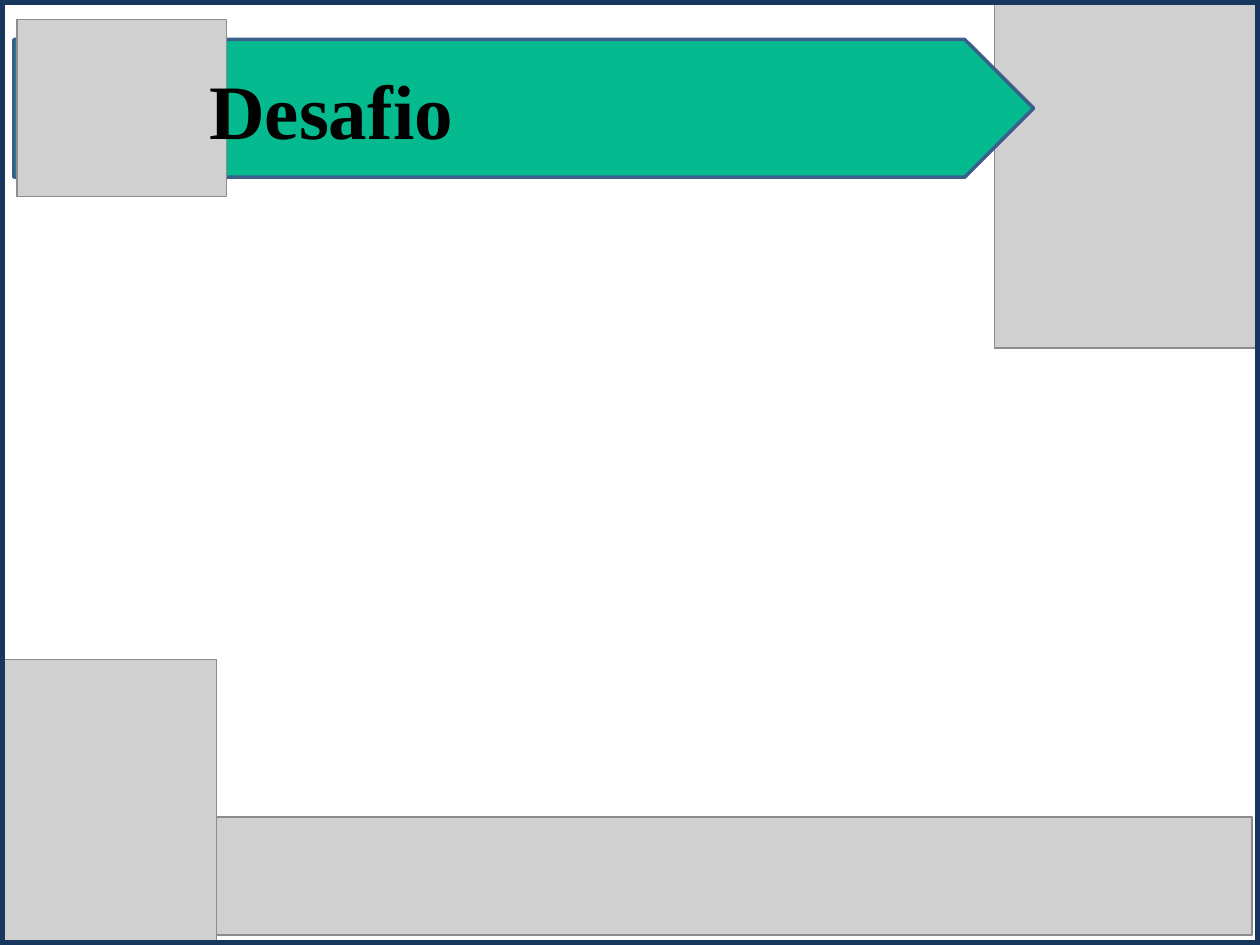
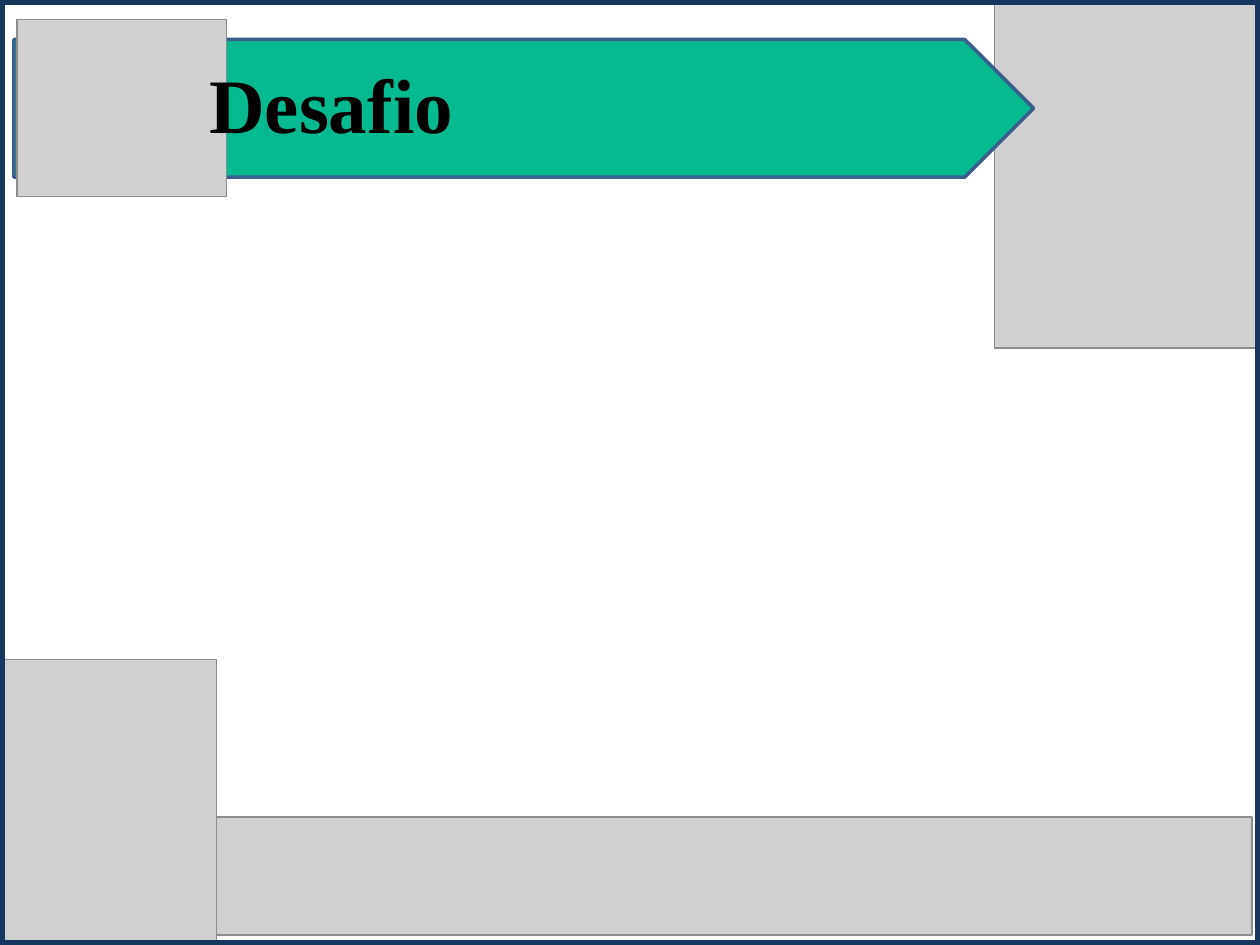
Before and after one commit to isamartins/t018_DesenvolvimentoWeb, a slide deck: slide 13 of trabalho_av2/Vuejs_Apresentacao.pptx (slide 9 before the commit). Drawn at 1260x945 pixels with LibreOffice and Linux fonts; fonts in the diff are those of the drawing; grey boxes stand for pictures. Boxes give left, top, right and bottom in pixels: in the first picture for what was removed or moved away, otherwise in the second. Text is boxed around its words. In the diff, an @@ line names an element or a change of style, - is before the commit and + after.

```diff
--- a/trabalho_av2/Vuejs_Apresentacao.pptx
+++ b/trabalho_av2/Vuejs_Apresentacao.pptx
@@ text "Desafio" at (209, 73, 453, 148): line spacing 1 to 0.9 @@
```
Also in this commit, not shown: 10 other slides changed, 5 slides added, 1 slide removed, 3 other files.
